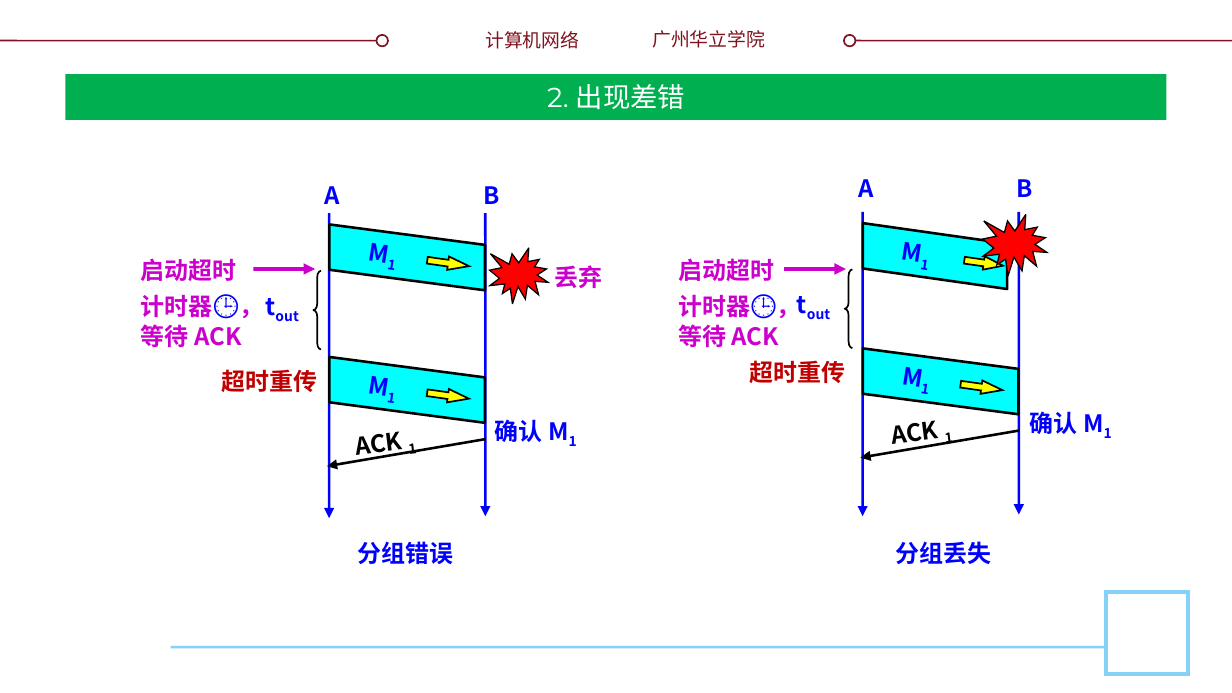
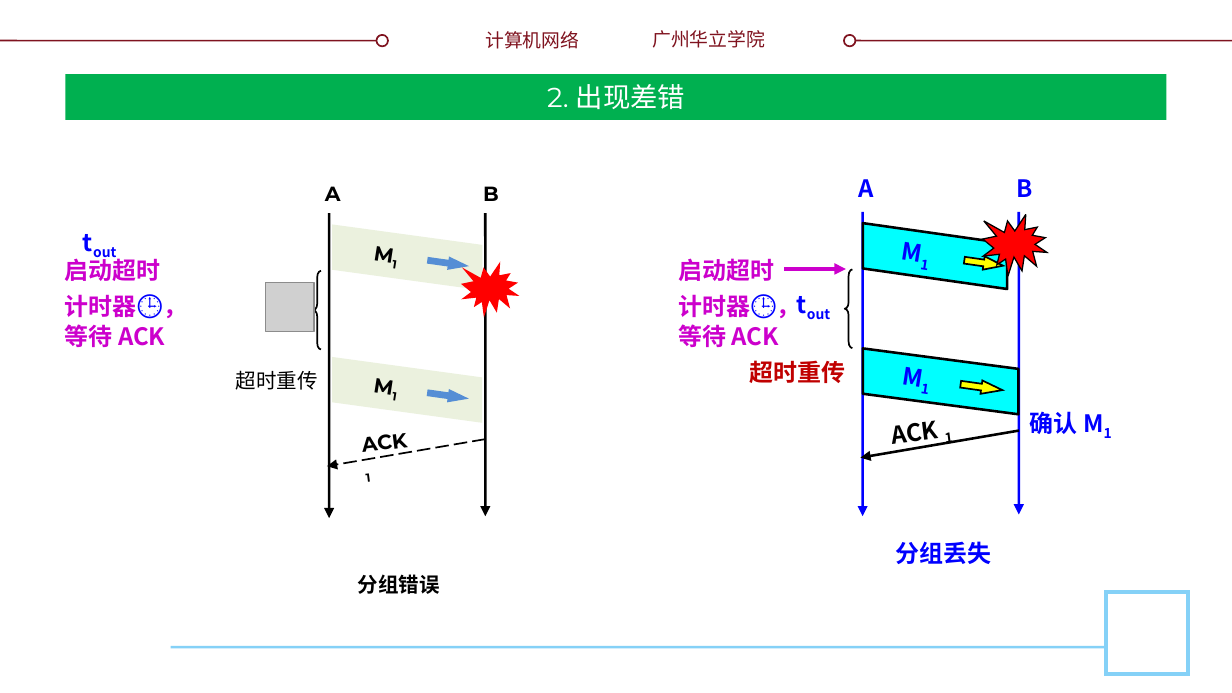
Before and after one commit to glplaman/glplaman.github.io, a slide deck: slide 53 of network/ppt/chap5.pptx. Drawn at 1232x693 pixels with LibreOffice and Linux fonts; fonts in the diff are those of the drawing; grey boxes stand for pictures; background and template pictures are left out. Boxes give left, top, right and bottom in pixels: in the first picture for what was removed or moved away, otherwise in the second. Text is boxed around its words. In the diff, an @@ line names an element or a change of style, - is before the commit and + after.

```diff
--- a/network/ppt/chap5.pptx
+++ b/network/ppt/chap5.pptx
@@ text "tout": place and size @@
-text "tout" at bbox=[254, 286, 317, 328]
+text "tout" at bbox=[70, 222, 133, 264]
@@ arrow (329, 213) - (329, 519): stroke #0000FF 1.5 pt to #000000 1.5 pt @@
@@ freeform shape: place and size @@
-freeform shape at bbox=[329, 224, 484, 291]
+freeform shape at bbox=[333, 224, 483, 291]
@@ freeform shape at bbox=[333, 224, 483, 291]: fill #00FFFF to #EBF1DE; outline #000000 1.5 pt to none @@
@@ text "M1": place and size @@
-text "M1" at bbox=[353, 230, 418, 279]
+text "M1" at bbox=[360, 232, 413, 276]
@@ arrow (485, 213) - (485, 516): stroke #0000FF 1.5 pt to #000000 1.5 pt @@
@@ text "启动超时计时器🕒，等待 ACK": place and size @@
-text "启动超时计时器🕒，等待 ACK" at bbox=[141, 258, 241, 347]
+text "启动超时计时器🕒，等待 ACK" at bbox=[65, 255, 165, 347]
@@ arrow removed from (254, 269) to (315, 269) @@
@@ right arrow at bbox=[427, 253, 470, 273]: fill #FFFF00 to #558ED5; outline #000000 1 pt to none @@
@@ irregular seal: place and size @@
-irregular seal at bbox=[489, 248, 547, 303]
+irregular seal at bbox=[461, 261, 519, 317]
@@ irregular seal at bbox=[461, 261, 519, 317]: outline #000000 0.75 pt to none @@
@@ text removed at bbox=[555, 265, 603, 288] @@
-丢弃
@@ picture added at bbox=[266, 283, 314, 331] @@
@@ freeform shape at bbox=[333, 357, 483, 424]: fill #00FFFF to #EBF1DE; outline #000000 1.5 pt to none @@
@@ freeform shape: place and size @@
-freeform shape at bbox=[329, 357, 484, 424]
+freeform shape at bbox=[333, 357, 483, 424]
@@ text "超时重传": place and size @@
-text "超时重传" at bbox=[222, 369, 318, 392]
+text "超时重传" at bbox=[236, 370, 318, 390]
@@ text "超时重传" at bbox=[236, 370, 318, 390]: size 14 to 12 pt, text colour #C00000 to #000000, bold off; alignment left to right @@
@@ text "M1": place and size @@
-text "M1" at bbox=[353, 362, 418, 411]
+text "M1" at bbox=[360, 365, 413, 409]
@@ right arrow at bbox=[427, 386, 470, 406]: fill #FFFF00 to #558ED5; outline #000000 1 pt to none @@
@@ text "ACK 1": place and size @@
-text "ACK 1" at bbox=[356, 431, 417, 461]
+text "ACK 1" at bbox=[363, 433, 408, 482]
@@ text "ACK 1" at bbox=[363, 433, 408, 482]: size 14 to 12 pt, font Noto Sans CJK SC to Montserrat @@
@@ text removed at bbox=[495, 419, 543, 442] @@
-确认 M1
@@ arrow (485, 439) - (326, 466): stroke #000000 1.5 pt to #000000 1 pt dashed @@
@@ size 14 to 12 pt, font Noto Sans CJK SC to Montserrat, text colour #0000FF to #000000 in 5 elements at bbox=[483, 186, 499, 201], bbox=[325, 186, 341, 201], bbox=[360, 365, 413, 409], bbox=[360, 232, 413, 276], bbox=[358, 574, 440, 594] @@
@@ text "分组错误": place and size @@
-text "分组错误" at bbox=[358, 541, 454, 564]
+text "分组错误" at bbox=[358, 574, 440, 594]
```
Also in this commit, not shown: 40 other slides changed, 3 slides added, 11 other files.
